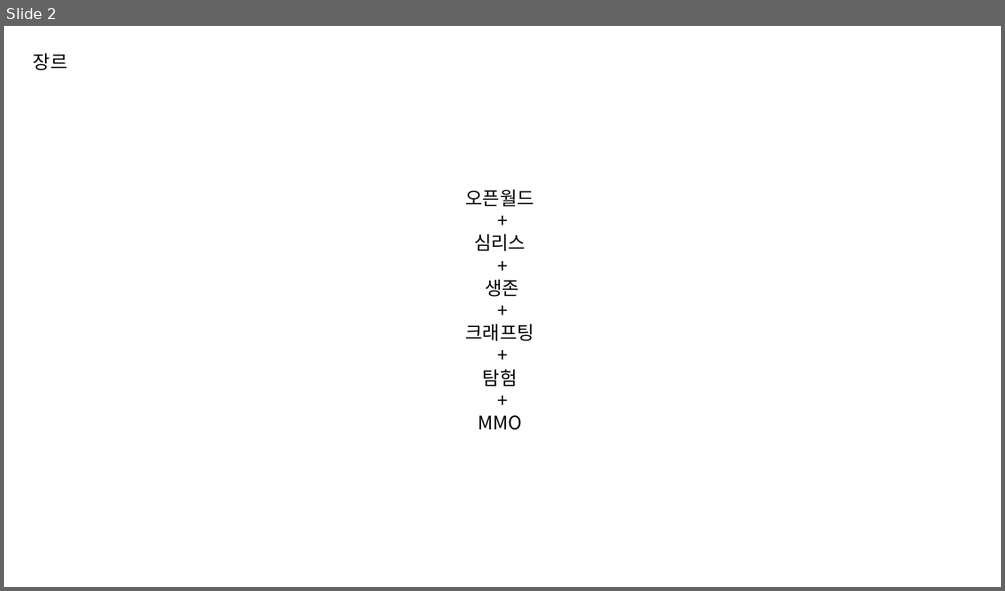
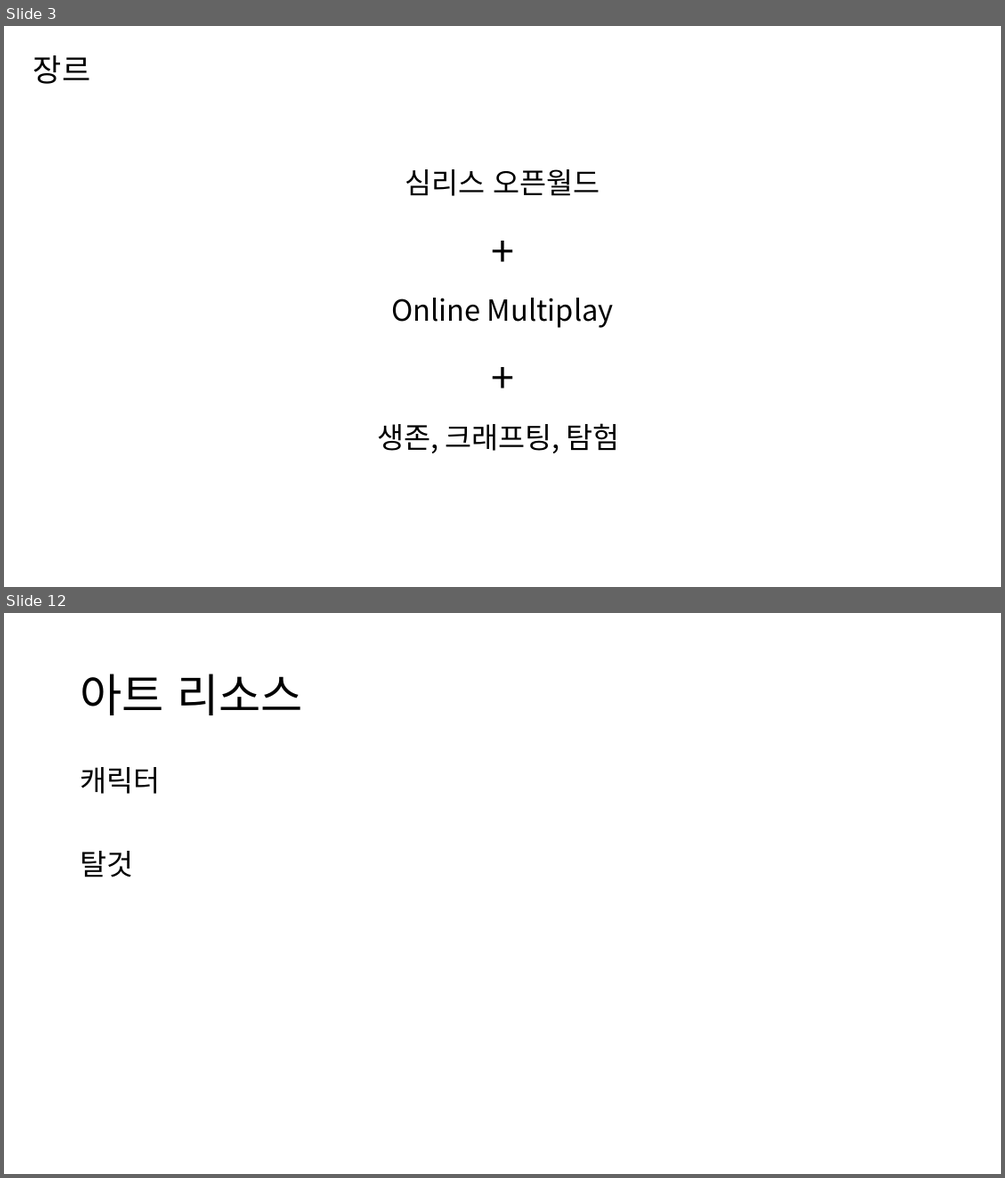
Before and after one commit to PinkBourbon/ProjectG, a slide deck: 0_Document/크루모빌PPT틀.pptx. Shown one above the other, each under a label of ours: slide 2 before the commit, slides 3 and 12 after it; the slides between them are not shown. The pictures are 1005x591 and 1005x1178 pixels, drawn with LibreOffice and Linux fonts; fonts in the diff are those of the drawing. Boxes give left, top, right and bottom in pixels: in the first picture for what was removed or moved away, otherwise in the second. Text is boxed around its words. In the diff, an @@ line names an element or a change of style, - is before the commit and + after.

```diff
--- a/0_Document/크루모빌PPT틀.pptx
+++ b/0_Document/크루모빌PPT틀.pptx
@@ slide 12 added at box(4, 613, 1001, 1174), background #FFFFFF @@
@@ title added at box(80, 674, 303, 715), 44 pt, text #000000 @@
+아트 리소스
@@ text added at box(80, 767, 160, 877), 28 pt, text #000000 @@
+캐릭터
+탈것
@@ what was slide 2 is now slide 3 @@
@@ slide 3 changed as well @@
@@ text "장르" at box(33, 55, 90, 84): size 18 to 30 pt @@
@@ text "심리스 오픈월드": place and size @@
-text "심리스 오픈월드" at box(465, 189, 534, 430)
+text "심리스 오픈월드" at box(377, 169, 620, 453)
@@ text "심리스 오픈월드" at box(377, 169, 620, 453): size 18 to 40 pt in "+", "+"; line spacing 1 to 1.5 @@
@@ text at box(404, 169, 600, 196): text changed; size 18 to 28 pt @@
-오픈월드
+심리스 오픈월드
@@ text at box(391, 297, 614, 328): text changed; size 18 to 28 pt @@
-심리스
+Online Multiplay
@@ text at box(377, 423, 620, 453): text changed; size 18 to 28 pt @@
-생존
-+
-크래프팅
-+
-탐험
-+
-MMO
+생존, 크래프팅, 탐험
```
Also in this commit, not shown: 3 other slides changed, 12 other slides added, 4 slides removed, 1 other file.
